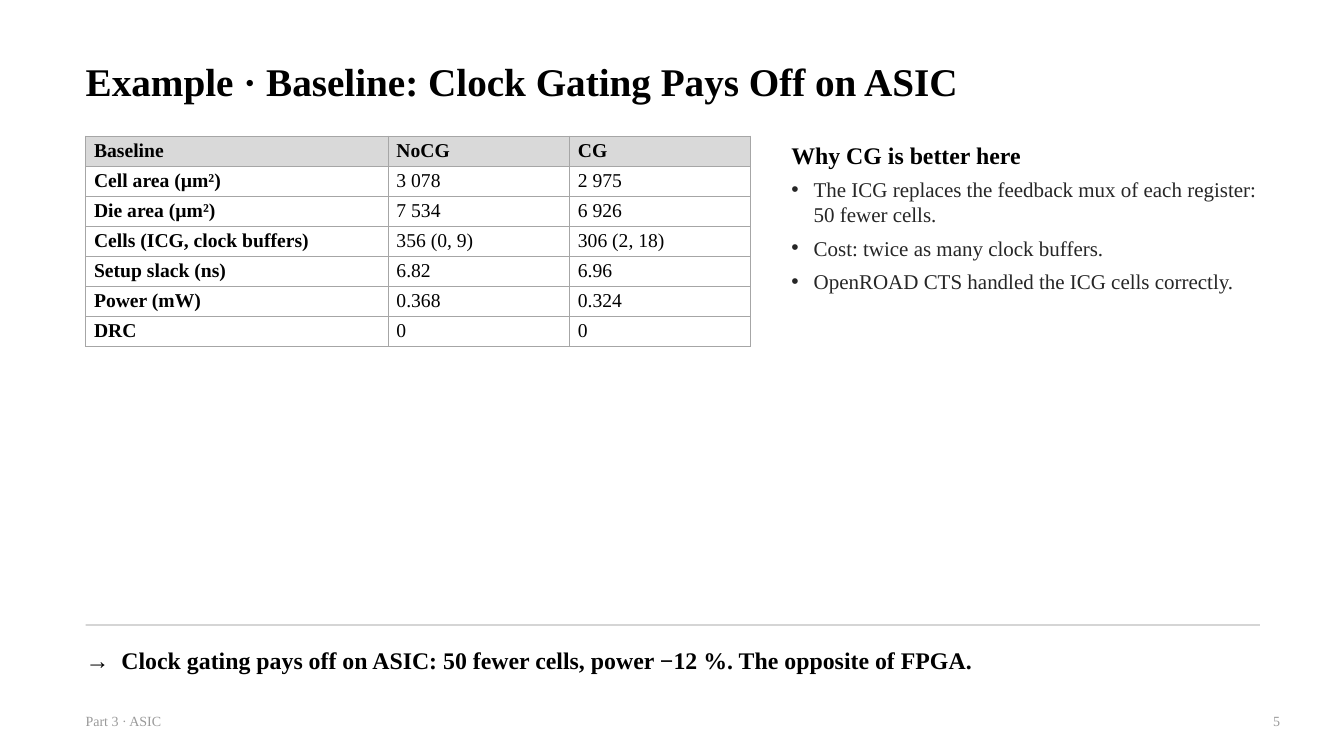
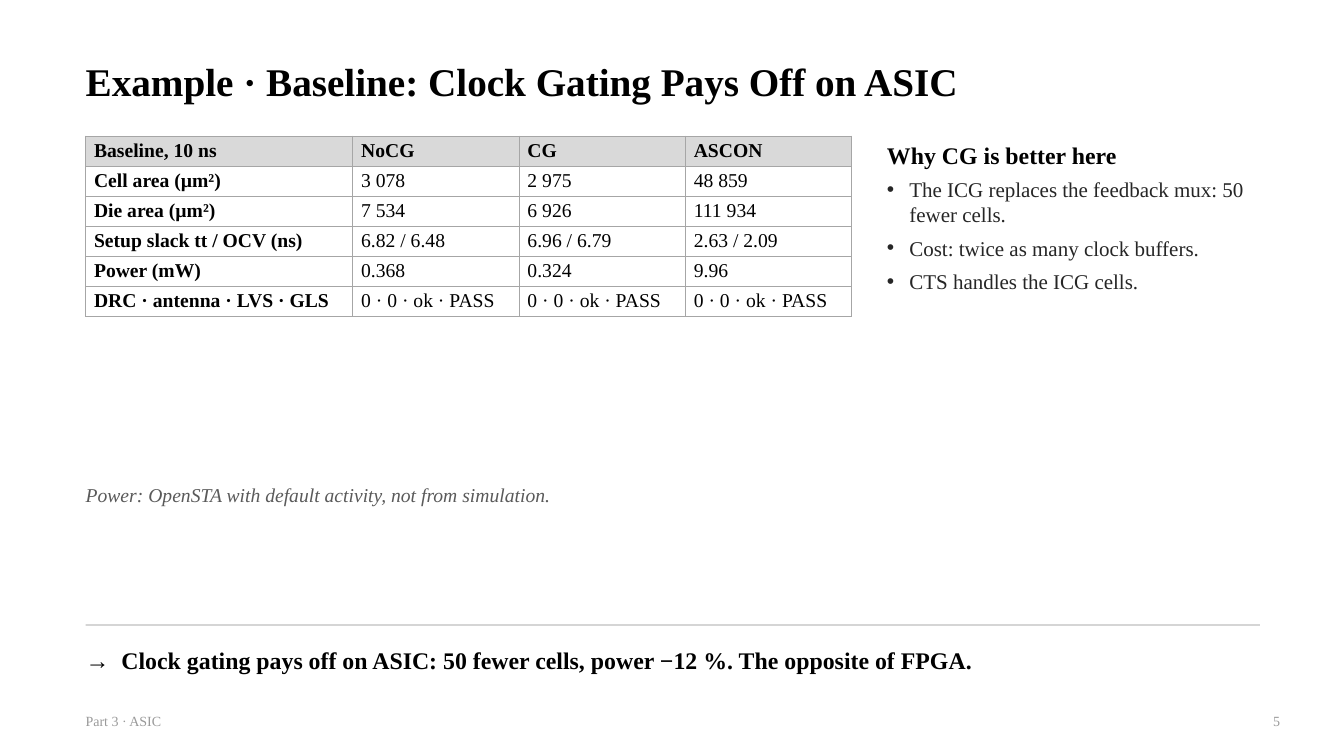
Before and after one commit to chipchip-tech/CHIA-workflow, a slide deck: slide 5 of projects/demo-alu/report/guides/3_ASIC.pptx. Drawn at 1344x756 pixels with LibreOffice and Linux fonts; fonts in the diff are those of the drawing. Boxes give left, top, right and bottom in pixels: in the first picture for what was removed or moved away, otherwise in the second. Text is boxed around its words. In the diff, an @@ line names an element or a change of style, - is before the commit and + after.

```diff
--- a/projects/demo-alu/report/guides/3_ASIC.pptx
+++ b/projects/demo-alu/report/guides/3_ASIC.pptx
@@ table at (86,136,852,312) @@
-Baseline | NoCG | CG
-Cell area (µm²) | 3 078 | 2 975
-Die area (µm²) | 7 534 | 6 926
-Cells (ICG, clock buffers) | 356 (0, 9) | 306 (2, 18)
-Setup slack (ns) | 6.82 | 6.96
-Power (mW) | 0.368 | 0.324
-DRC | 0 | 0
+Baseline, 10 ns | NoCG | CG | ASCON
+Cell area (µm²) | 3 078 | 2 975 | 48 859
+Die area (µm²) | 7 534 | 6 926 | 111 934
+Setup slack tt / OCV (ns) | 6.82 / 6.48 | 6.96 / 6.79 | 2.63 / 2.09
+Power (mW) | 0.368 | 0.324 | 9.96
+DRC · antenna · LVS · GLS | 0 · 0 · ok · PASS | 0 · 0 · ok · PASS | 0 · 0 · ok · PASS
@@ table: place and size @@
-table at (86,136,751,342)
+table at (86,136,852,312)
@@ text "Why CG is better here": place and size @@
-text "Why CG is better here" at (791,147,1021,169)
+text "Why CG is better here" at (887,147,1117,169)
@@ text "The ICG replaces the feedback ...": place and size @@
-text "The ICG replaces the feedback ..." at (814,182,1256,294)
+text "The ICG replaces the feedback ..." at (909,182,1243,290)
@@ text at (909,182,1243,223): text changed @@
-• The ICG replaces the feedback mux of each register: 50 fewer cells.
+• The ICG replaces the feedback mux: 50 fewer cells.
@@ text at (909,274,1139,290): text changed @@
-• OpenROAD CTS handled the ICG cells correctly.
+• CTS handles the ICG cells.
@@ text added at (86,488,550,506), 14 pt, text #5A5A5A, italic @@
+Power: OpenSTA with default activity, not from simulation.
```
Also in this commit, not shown: 7 other slides changed, 5 other files.
